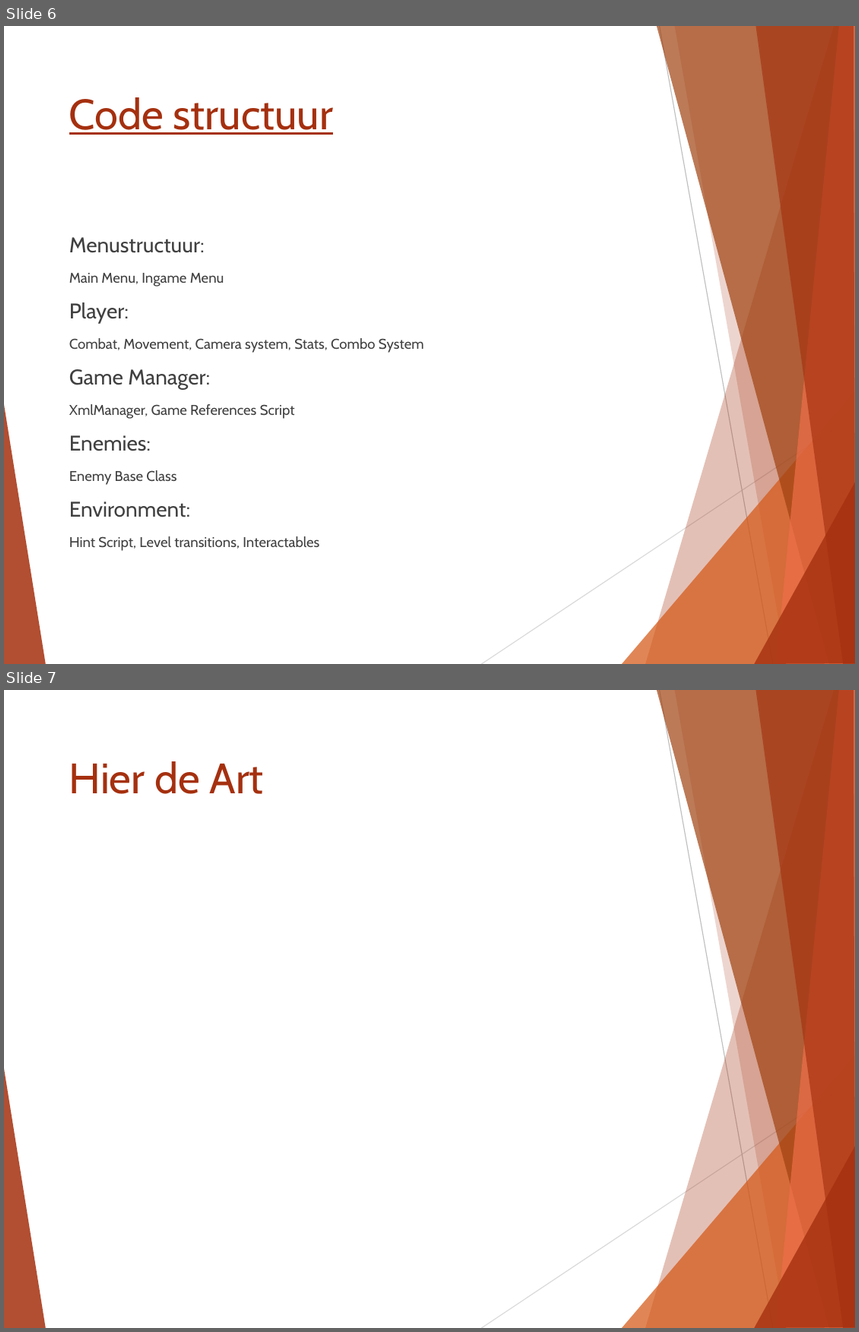
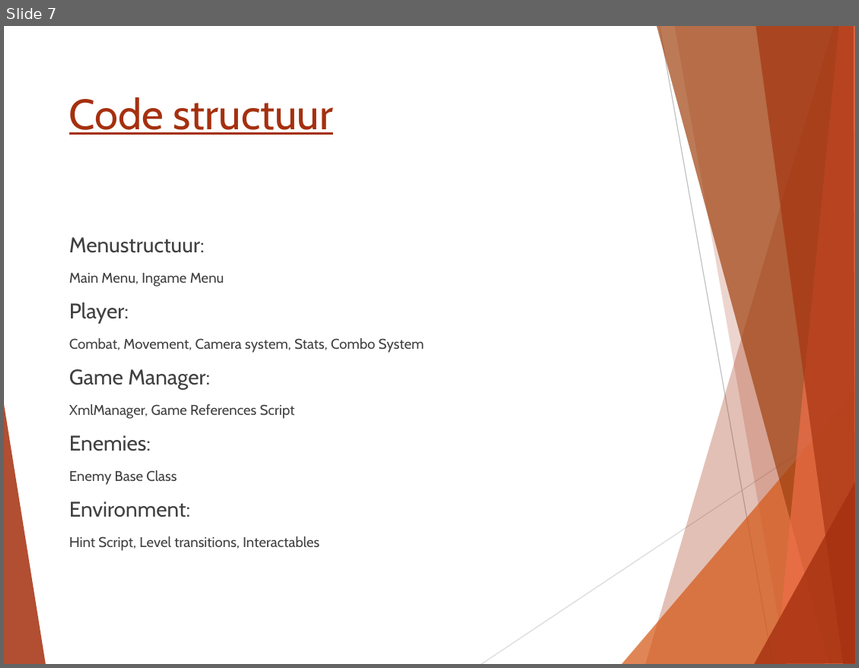
Before and after one commit to Mesmir/GameLabs_Proj1, a slide deck: Project/Presentatie_En_UI/StartPresentatieXeroderma.pptx. Shown one above the other, each under a label of ours: slides 6 and 7 before the commit, slide 7 after it. The pictures are 859x1332 and 859x668 pixels, drawn with LibreOffice and Linux fonts; fonts in the diff are those of the drawing. Boxes give left, top, right and bottom in pixels: in the first picture for what was removed or moved away, otherwise in the second. Text is boxed around its words. In the diff, an @@ line names an element or a change of style, - is before the commit and + after.

```diff
--- a/Project/Presentatie_En_UI/StartPresentatieXeroderma.pptx
+++ b/Project/Presentatie_En_UI/StartPresentatieXeroderma.pptx
@@ slide 7 removed at box(4, 690, 855, 1328), background #FFFFFF; not listed: 10 template elements that a slide beside it also shows @@
@@ title removed at box(69, 761, 264, 794) @@
-Hier de Art
@@ what was slide 6 is now slide 7 @@
```
Also in this commit, not shown: 7 slides added.
